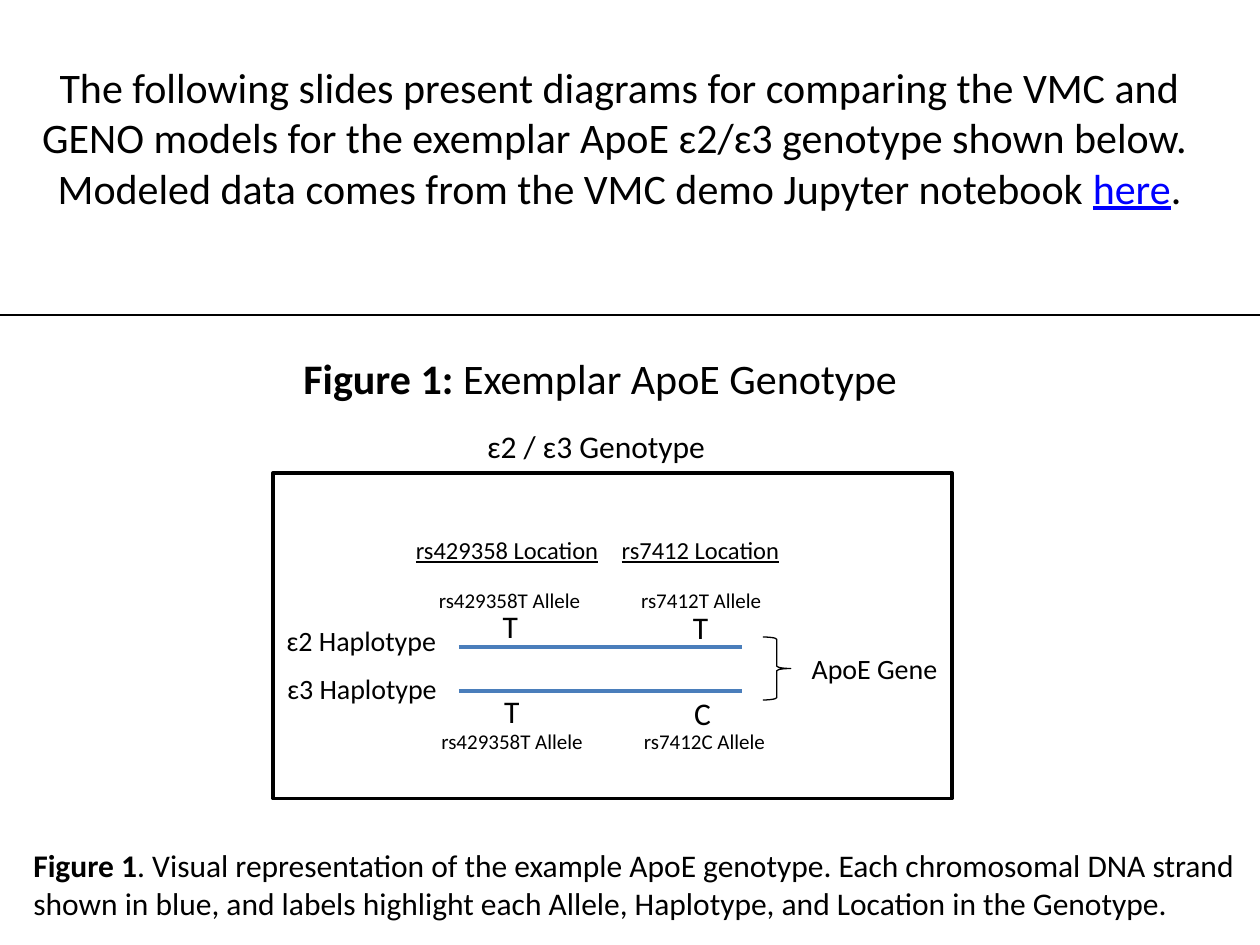
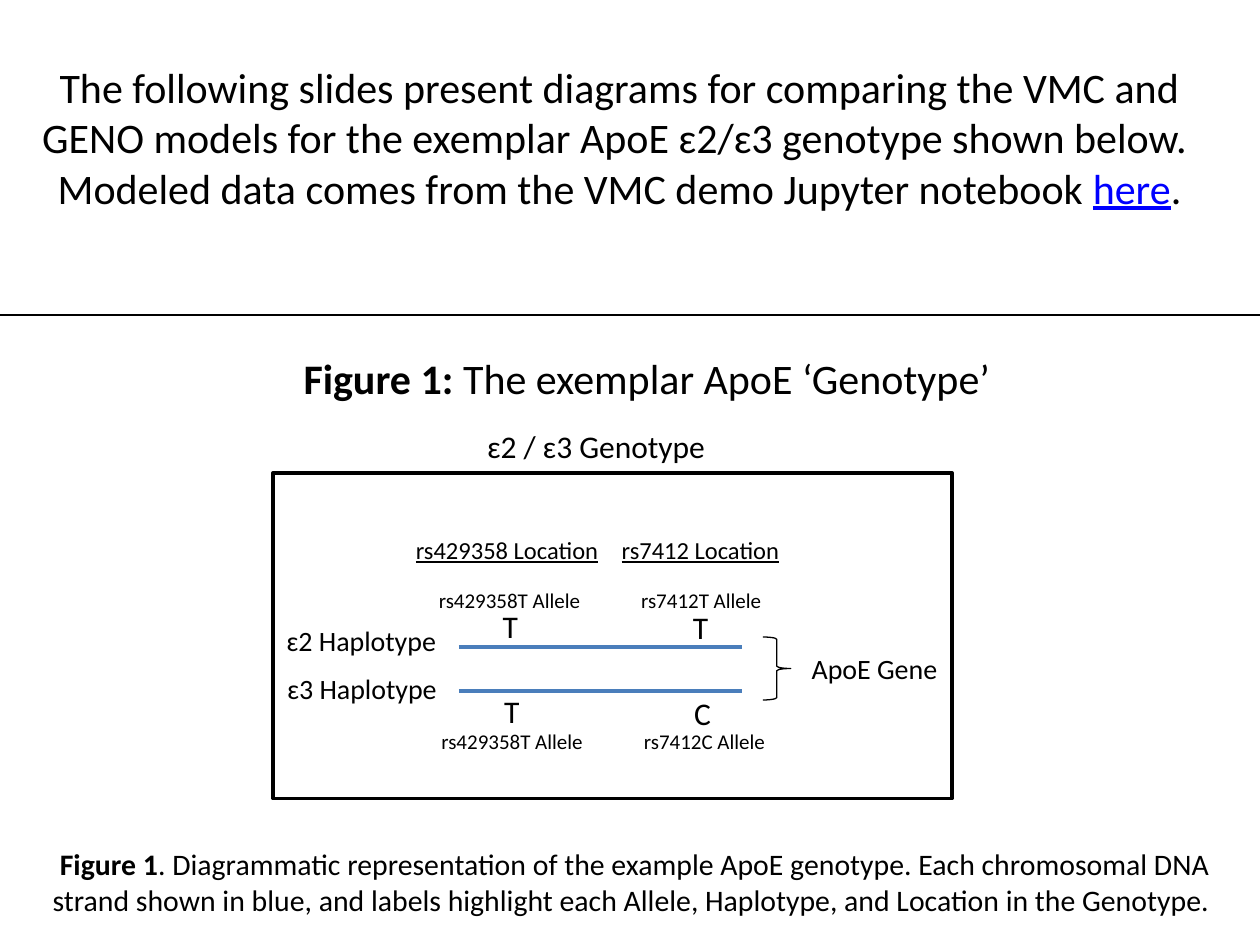
Before and after one commit to monarch-initiative/GENO-ontology, a slide deck: slide 1 of docs/VMC-GENO ApoE example genotype.pptx. Drawn at 1260x945 pixels with LibreOffice and Linux fonts; fonts in the diff are those of the drawing. Boxes give left, top, right and bottom in pixels: in the first picture for what was removed or moved away, otherwise in the second. Text is boxed around its words. In the diff, an @@ line names an element or a change of style, - is before the commit and + after.

Commit message:
fixing issue with faldo part of the apoE example

```diff
--- a/docs/VMC-GENO ApoE example genotype.pptx
+++ b/docs/VMC-GENO ApoE example genotype.pptx
@@ text at (304, 364, 990, 401): text changed @@
-Figure 1: Exemplar ApoE Genotype
+Figure 1: The exemplar ApoE ‘Genotype’
@@ text at (53, 854, 1209, 916): text changed; size 18 to 17 pt @@
-Figure 1. Visual representation of the example ApoE genotype. Each chromosomal DNA strand shown in blue, and labels highlight each Allele, Haplotype, and Location in the Genotype.
+Figure 1. Diagrammatic representation of the example ApoE genotype. Each chromosomal DNA strand shown in blue, and labels highlight each Allele, Haplotype, and Location in the Genotype.
```
Also in this commit, not shown: 3 other slides changed.
